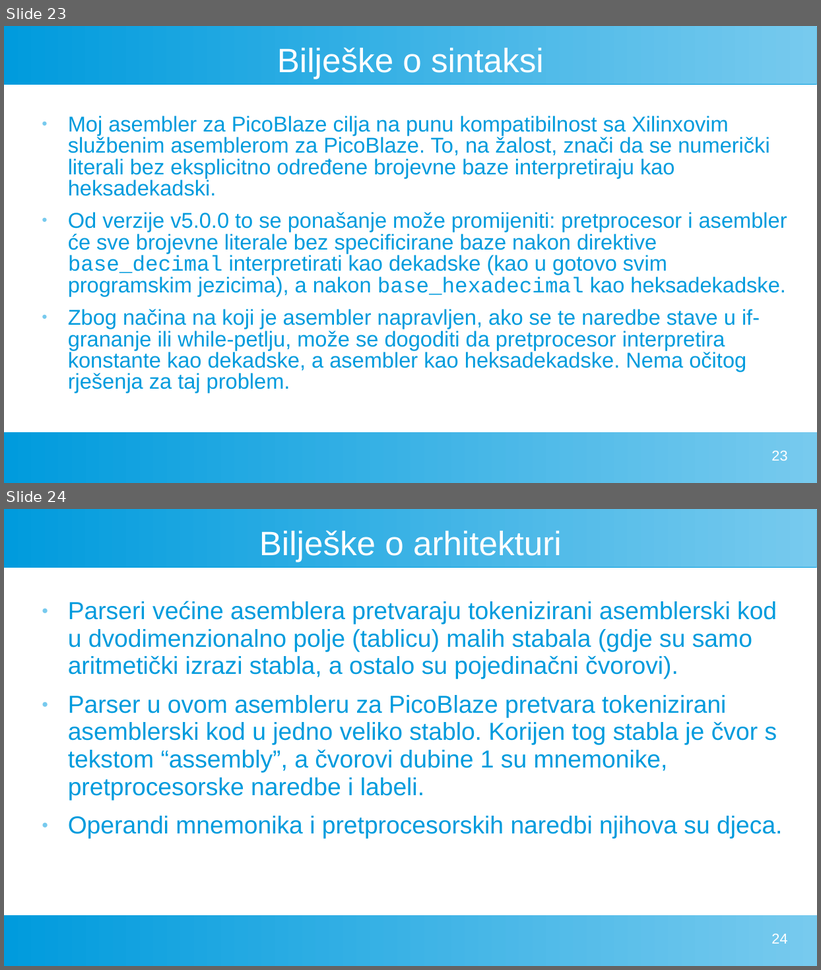
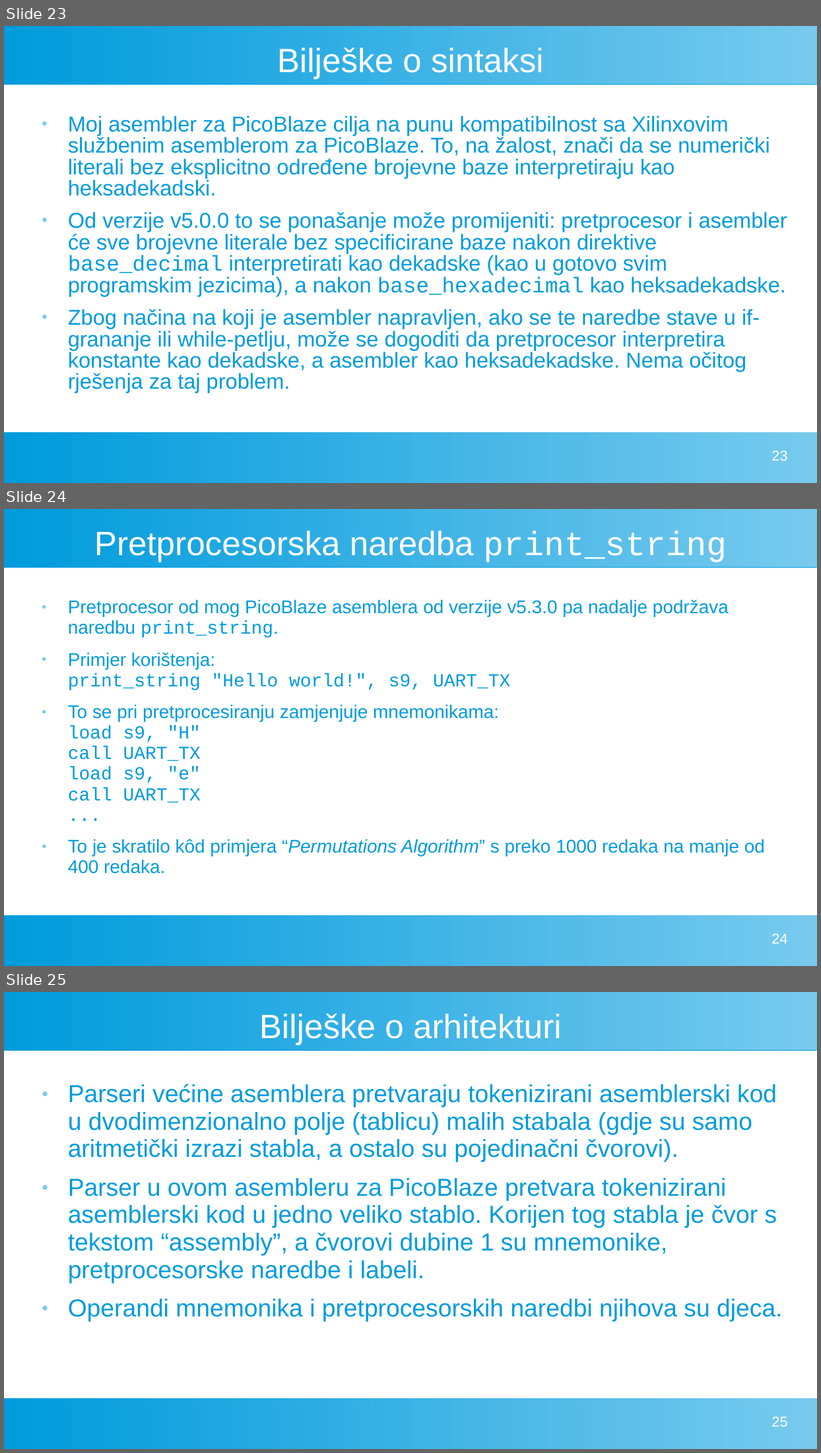
Before and after one commit to FlatAssembler/FlatAssembler.github.io, a slide deck: PicoBlaze/PicoBlaze.ppt. Shown one above the other, each under a label of ours: slides 23 and 24 before the commit, slides 23, 24 and 25 after it. The pictures are 821x970 and 821x1453 pixels, drawn with LibreOffice and Linux fonts; fonts in the diff are those of the drawing. Boxes give left, top, right and bottom in pixels: in the first picture for what was removed or moved away, otherwise in the second. Text is boxed around its words. In the diff, an @@ line names an element or a change of style, - is before the commit and + after.

Commit message:
Documented what's new in the PicoBlaze Simulator v5.3.0

```diff
--- a/PicoBlaze/PicoBlaze.ppt
+++ b/PicoBlaze/PicoBlaze.ppt
@@ slide 24 added at box(4, 509, 817, 966), background #FFFFFF; not listed: 2 template elements that a slide beside it also shows @@
@@ title added at box(94, 531, 727, 562), 33 pt, text #FFFFFF @@
+Pretprocesorska naredba print_string
@@ text added at box(68, 599, 765, 874), 18 pt, text #009BDD @@
+● Pretprocesor od mog PicoBlaze asemblera od verzije v5.3.0 pa nadalje podržava naredbu print_string.
+● Primjer korištenja:
+  print_string "Hello world!", s9, UART_TX
+● To se pri pretprocesiranju zamjenjuje mnemonikama:
+  load s9, "H"
+  call UART_TX
+  load s9, "e"
+  call UART_TX
+  ...
+● To je skratilo kôd primjera “Permutations Algorithm” s preko 1000 redaka na manje od 400 redaka.
@@ page number added at box(772, 934, 787, 944), 14 pt, text #FFFFFF @@
+24
@@ what was slide 24 is now slide 25 @@
@@ page number at box(772, 1417, 787, 1427): text changed @@
-24
+25
```
Also in this commit, not shown: 1 slide changed.
